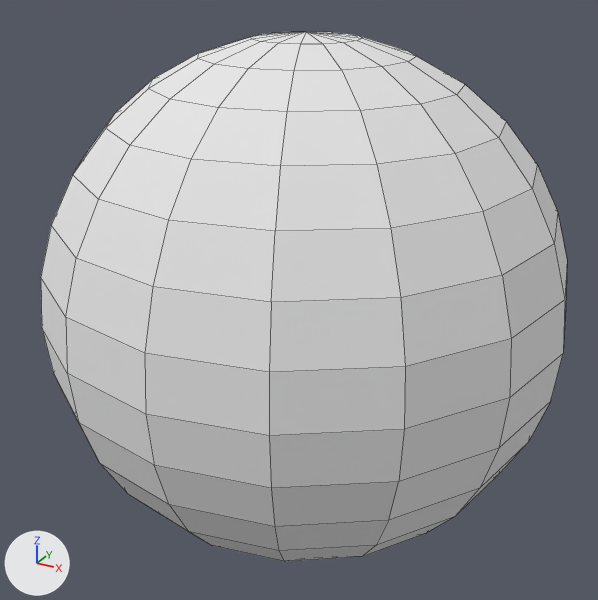
One commit to the OBJ model VXCT/models/voxel_scene_sphere2.obj: the scene before it, then after it.
Camera for both pictures: a 50 mm lens placed at (-0.0268, -0.5124, -0.1883), pointed at (-0.1622, -0.2661, -0.3115). Lighting does not change. The marker at lower left points along +X, +Y and +Z. Mesh edges are drawn as thin lines. Where no turn or scale is listed for an object, it has been applied to the vertices.

Names of what the first picture shows: 'Cube.002_Cube.003'.
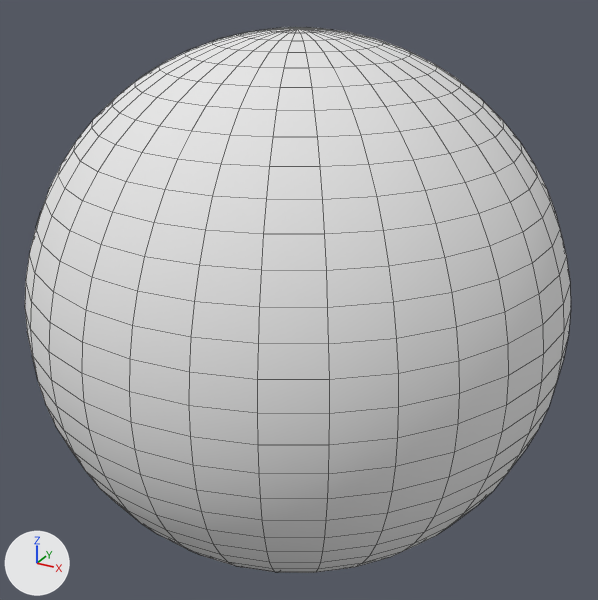
What differs and where, as boxes (x1, y1, x2, y2) in the pictures (598 x 600 px):
'Cube.002_Cube.003', reshaped: before (41, 32, 567, 561); after (25, 27, 571, 573)

What changed in the scene script:
```text
Change me_cube_002_cube_003:
    used by ob_cube_002_cube_003; location = (0.0, 0.0, 0.0)
    remove me_cube_002_cube_003.from_pydata(...)  # 242 vertices, 256 faces; spans x -0.256..-0.067, y -0.357..-0.168, z -0.406..-0.217
    add me_cube_002_cube_003.from_pydata(...)  # 994 vertices, 1024 faces; spans x -0.257..-0.066, y -0.363..-0.173, z -0.406..-0.216
    me_cube_002_cube_003 part 1: 242 vertices removed from x -0.256..-0.067, y -0.357..-0.168, z -0.406..-0.217; 994 vertices added at x -0.257..-0.066, y -0.363..-0.173, z -0.406..-0.216, forming a UV sphere (32 segments, 32 rings, poles along z)
```
